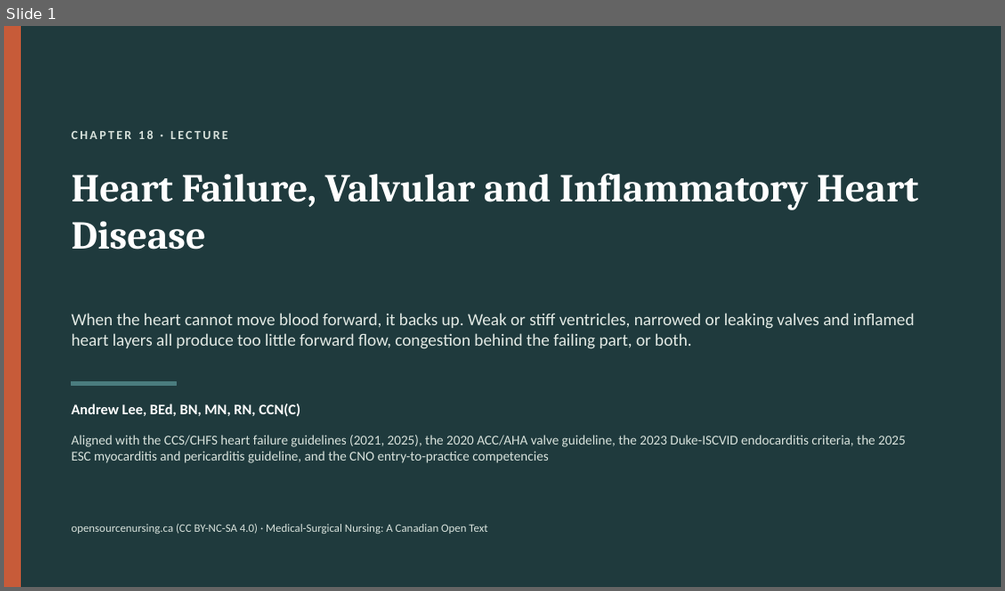
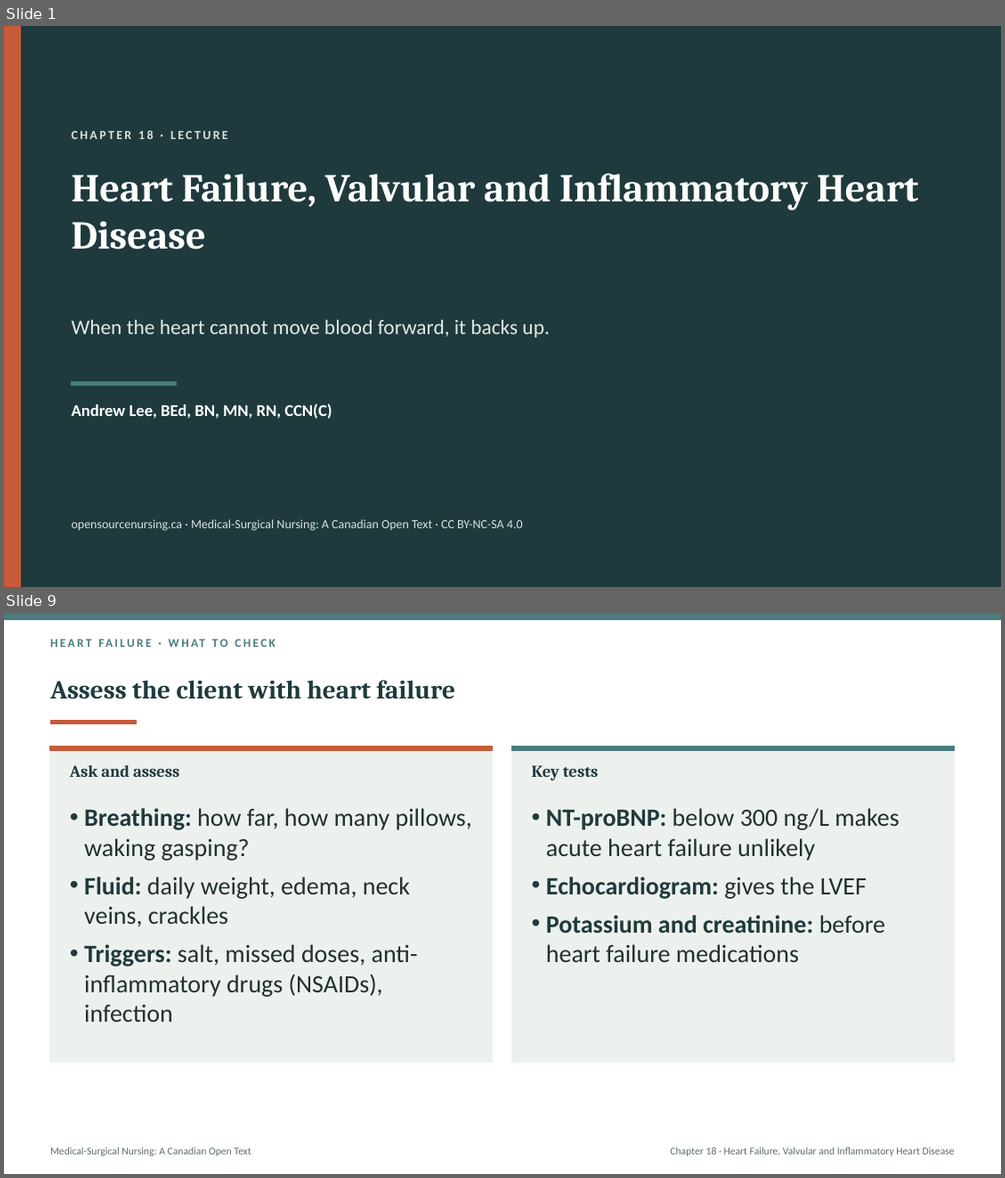
Before and after one commit to andrewleenl/opensourcenursing, a slide deck: Ch18_Heart_Failure_Valvular_and_Inflammatory_Heart_Disease_Lecture_Presentation.pptx. Shown one above the other, each under a label of ours: slide 1 before the commit, slides 1 and 9 after it; the slides between them are not shown. The pictures are 1005x591 and 1005x1178 pixels, drawn with LibreOffice and Linux fonts; fonts in the diff are those of the drawing. Boxes give left, top, right and bottom in pixels: in the first picture for what was removed or moved away, otherwise in the second. Text is boxed around its words. In the diff, an @@ line names an element or a change of style, - is before the commit and + after.

```diff
--- a/Ch18_Heart_Failure_Valvular_and_Inflammatory_Heart_Disease_Lecture_Presentation.pptx
+++ b/Ch18_Heart_Failure_Valvular_and_Inflammatory_Heart_Disease_Lecture_Presentation.pptx
@@ slide 9 added at bbox=[4, 613, 1001, 1174], background #FFFFFF @@
@@ rectangle added at bbox=[4, 613, 1001, 620], fill #4A7C7E, outline #4A7C7E 1 pt @@
@@ text added at bbox=[50, 635, 955, 657], 11.5 pt, text #4A7C7E, bold @@
+HEART FAILURE · WHAT TO CHECK
@@ title added at bbox=[50, 680, 455, 699], 25 pt, text #1F3A3D, bold @@
+Assess the client with heart failure
@@ rectangle added at bbox=[50, 721, 137, 723], fill #C75B39, outline #C75B39 1 pt @@
@@ rectangle added at bbox=[50, 747, 493, 1062], fill #EDF1EE, outline #EDF1EE 1 pt @@
@@ rectangle added at bbox=[50, 747, 493, 751], fill #C75B39, outline #C75B39 1 pt @@
@@ text added at bbox=[70, 765, 179, 777], 16 pt, text #1F3A3D, bold @@
+Ask and assess
@@ rectangle added at bbox=[512, 747, 955, 1062], fill #EDF1EE, outline #EDF1EE 1 pt @@
@@ rectangle added at bbox=[512, 747, 955, 751], fill #4A7C7E, outline #4A7C7E 1 pt @@
@@ text added at bbox=[532, 765, 598, 780], 16 pt, text #1F3A3D, bold @@
+Key tests
@@ text added at bbox=[84, 808, 472, 1022], 24 pt, text #22302F @@
+• Breathing: how far, how many pillows, waking gasping?
+• Fluid: daily weight, edema, neck veins, crackles
+• Triggers: salt, missed doses, anti-inflammatory drugs (NSAIDs), infection
@@ text added at bbox=[546, 808, 898, 962], 24 pt, text #22302F @@
+• NT-proBNP: below 300 ng/L makes acute heart failure unlikely
+• Echocardiogram: gives the LVEF
+• Potassium and creatinine: before heart failure medications
@@ text added at bbox=[50, 1147, 251, 1156], 10 pt, text #5E6E6B @@
+Medical-Surgical Nursing: A Canadian Open Text
@@ text added at bbox=[670, 1147, 955, 1156], 10 pt, text #5E6E6B @@
+Chapter 18 · Heart Failure, Valvular and Inflammatory Heart Disease
@@ slide 1 changed as well @@
@@ text at bbox=[72, 320, 549, 338]: text changed; size 16.5 to 20 pt @@
-When the heart cannot move blood forward, it backs up. Weak or stiff ventricles, narrowed or leaking valves and inflamed heart layers all produce too little forward flow, congestion behind the failing part, or both.
+When the heart cannot move blood forward, it backs up.
@@ text "Andrew Lee, BEd, BN, MN, ..." at bbox=[72, 403, 332, 418]: size 14 to 16 pt @@
@@ text removed at bbox=[72, 435, 906, 463] @@
-Aligned with the CCS/CHFS heart failure guidelines (2021, 2025), the 2020 ACC/AHA valve guideline, the 2023 Duke-ISCVID endocarditis criteria, the 2025 ESC myocarditis and pericarditis guideline, and the CNO entry-to-practice competencies
@@ text at bbox=[72, 519, 523, 531]: text changed; size 11 to 12 pt @@
-opensourcenursing.ca (CC BY-NC-SA 4.0) · Medical-Surgical Nursing: A Canadian Open Text
+opensourcenursing.ca · Medical-Surgical Nursing: A Canadian Open Text · CC BY-NC-SA 4.0
```
Also in this commit, not shown: 5 other slides changed, 37 other slides added, 44 slides removed, 1 other file.
